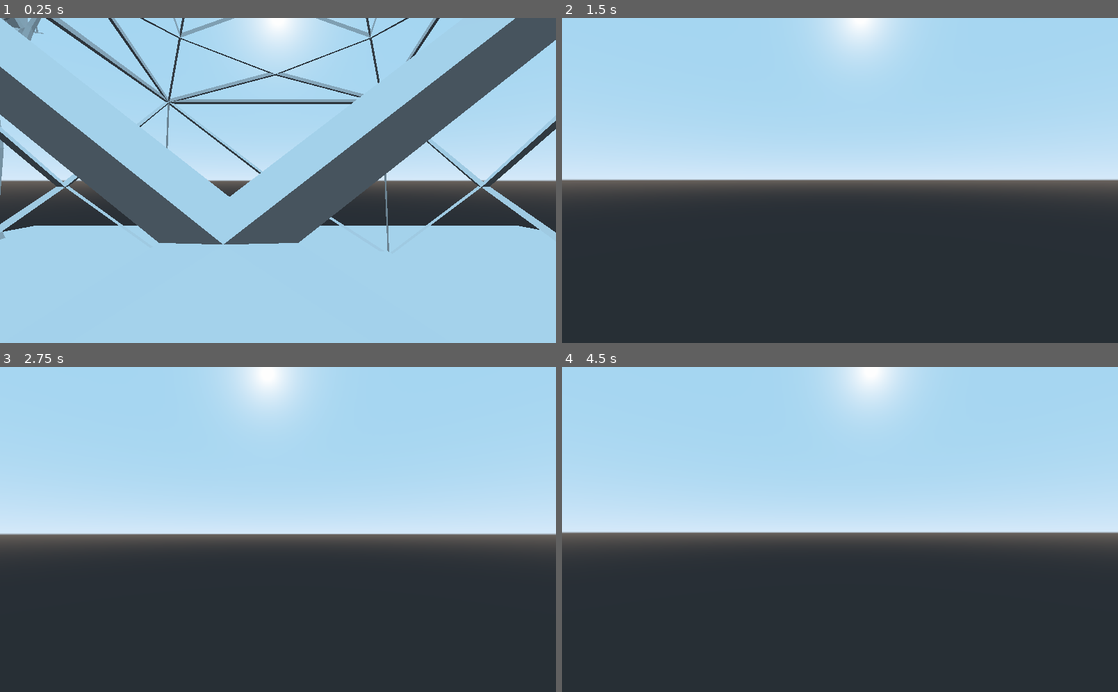
Above: before the commit, frames 1-4 (two rows, left to right).
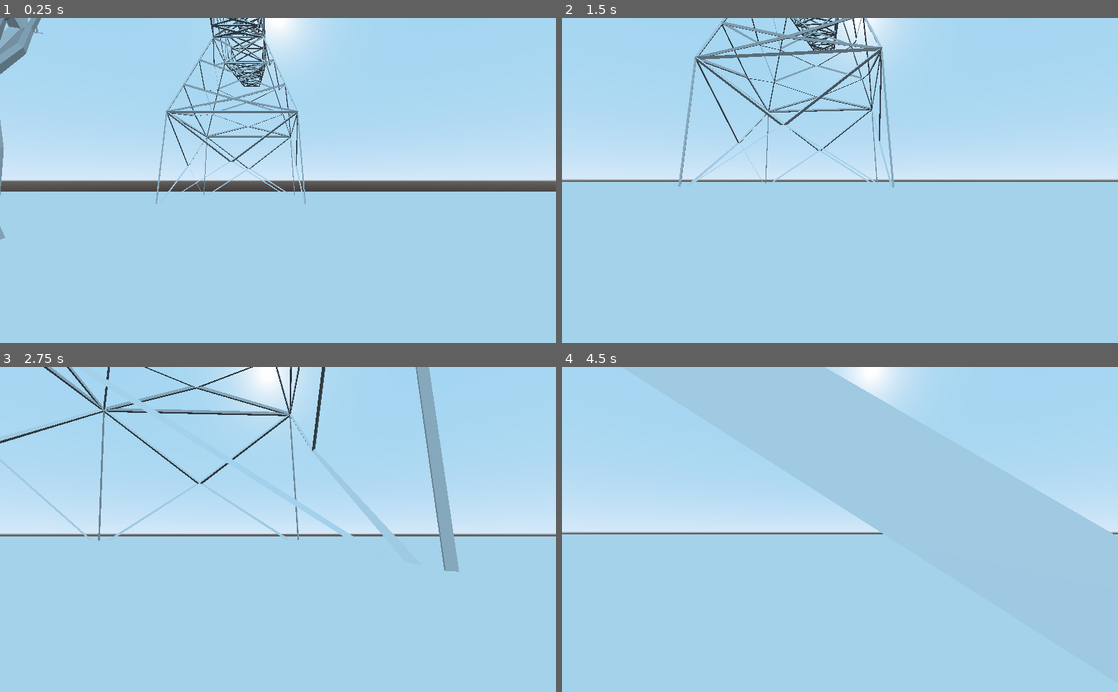
Above: after the commit, the same moments.

Repository: Sento920/studious-carnival
Game: Godot game, scene res://Scenes/Starting.tscn
Same seed, same stepped clock (60 frames per second), same inputs: the game is played once before the commit and once after it.
Inputs (mouse positions are in pixels of both pictures, inside the frame that each line leads up to):
- Up to frame 1 (0.25 s): no input
- Up to frame 2 (1.5 s): move the mouse to (867, 180) at 0.52 s; hold W (ui_up) from 0.53 s (still down); tap Space (ui_jump) at 0.6, 0.77, 1.07, 1.35 s; move the mouse to (812, 180) at 1.27 s
- Up to frame 3 (2.75 s): keep holding W (ui_up); tap Space (ui_jump) at 1.52, 1.82, 2.1 s; move the mouse to (289, 523) at 2.02 s
- Up to frame 4 (4.5 s): keep holding W (ui_up); move the mouse to (834, 536) at 2.77 s; tap Space (ui_jump) at 2.85, 3.02, 3.32, 3.6, 3.77, 4.07, 4.35 s; move the mouse to (878, 532) at 3.52 s; move the mouse to (795, 526) at 4.27 s

The runs differ from the first frame. In frame 1, 28% of the frame differs, in the area x 0-100%, y 0-73%; in frame 2, 53%; in frame 3, 52%; in frame 4, 55%, in the area x 0-100%, y 0-100%.

Commit message:
No jump, added collider to pylon
Commented out jump in player script. added colliders to pylon legs

Diff:
--- /dev/null
+++ b/Assets/pylon1.tscn
@@ -0,0 +1,27 @@
+[gd_scene load_steps=3 format=2]
+
+[ext_resource path="res://Assets/pylon1.glb" type="PackedScene" id=1]
+
+[sub_resource type="BoxShape" id=1]
+
+[node name="pylon1" instance=ExtResource( 1 )]
+
+[node name="StaticBody" type="StaticBody" parent="." index="3"]
+
+[node name="MeshInstance" type="MeshInstance" parent="StaticBody" index="0"]
+
+[node name="CollisionShape" type="CollisionShape" parent="StaticBody" index="1"]
+transform = Transform( 1, 0, 0, 0, 10, 0, 0, 0, 1, 14.7639, -20.0083, 14.3949 )
+shape = SubResource( 1 )
+
+[node name="CollisionShape2" type="CollisionShape" parent="StaticBody" index="2"]
+transform = Transform( 1, 0, 0, 0, 10, 0, 0, 0, 1, -14.8906, -20.0083, 14.3949 )
+shape = SubResource( 1 )
+
+[node name="CollisionShape3" type="CollisionShape" parent="StaticBody" index="3"]
+transform = Transform( 1, 0, 0, 0, 10, 0, 0, 0, 1, 14.7639, -20.0083, -14.8829 )
+shape = SubResource( 1 )
+
+[node name="CollisionShape4" type="CollisionShape" parent="StaticBody" index="4"]
+transform = Transform( 1, 0, 0, 0, 10, 0, 0, 0, 1, -14.653, -20.0083, -14.6472 )
+shape = SubResource( 1 )
--- a/Scenes/Starting.tscn
+++ b/Scenes/Starting.tscn
@@ -5,7 +5,7 @@
 [ext_resource path="res://Assets/Tree2test.glb" type="PackedScene" id=3]
 [ext_resource path="res://Scenes/Ground Tile.tscn" type="PackedScene" id=4]
 [ext_resource path="res://Assets/tree3test.glb" type="PackedScene" id=5]
-[ext_resource path="res://Assets/pylon1.glb" type="PackedScene" id=6]
+[ext_resource path="res://Assets/pylon1.tscn" type="PackedScene" id=6]
 
 [sub_resource type="CylinderShape" id=1]
 radius = 1.7
@@ -17,6 +17,7 @@
 transform = Transform( 1, 0, 0, 0, 1, 0, 0, 0, 1, 0.158, 5, -0.94 )
 
 [node name="Ground Tile" parent="." instance=ExtResource( 4 )]
+transform = Transform( 10, 0, 0, 0, 1, 0, 0, 0, 10, -0.0162086, 12.9688, -0.218248 )
 
 [node name="Tree1Test" parent="." instance=ExtResource( 2 )]
 transform = Transform( 1, 0, 0, 0, 1, 0, 0, 0, 1, 18.1433, -0.4305, 0 )
@@ -51,6 +52,9 @@
 transform = Transform( 1, 0, 0, 0, 1, 0, 0, 0, 1, 0.0269794, 4.75687, -0.0579281 )
 shape = SubResource( 1 )
 
+[node name="pylon1" parent="Tree1Test2/StaticBody/CollisionShape" instance=ExtResource( 6 )]
+transform = Transform( 1, 0, 0, 0, 1, 0, 0, 0, 1, 13.485, 23.7536, -43.5507 )
+
 [node name="tree3test" parent="." instance=ExtResource( 5 )]
 transform = Transform( 3, 0, 0, 0, 3, 0, 0, 0, 3, -17.2014, 0, 17.2268 )
 
@@ -61,6 +65,3 @@
 [node name="CollisionShape" type="CollisionShape" parent="tree3test/StaticBody"]
 transform = Transform( 1, 0, 0, 0, 1, 0, 0, 0, 1, 0.0256057, 4.83987, -0.0579281 )
 shape = SubResource( 1 )
-
-[node name="pylon1" parent="." instance=ExtResource( 6 )]
-transform = Transform( 0.5, 0, 0, 0, 0.5, 0, 0, 0, 0.5, 0, 14.154, -8.82145 )
--- a/playercontroller.gd
+++ b/playercontroller.gd
@@ -58,9 +58,9 @@
 
 	# ----------------------------------
 	# Jumping
-	if is_on_floor():
-		if Input.is_action_just_pressed("ui_jump"):
-			vel.y = JUMP_SPEED
+	#if is_on_floor():
+		#if Input.is_action_just_pressed("ui_jump"):
+			#vel.y = JUMP_SPEED
 	# ----------------------------------
 
 	# ----------------------------------
